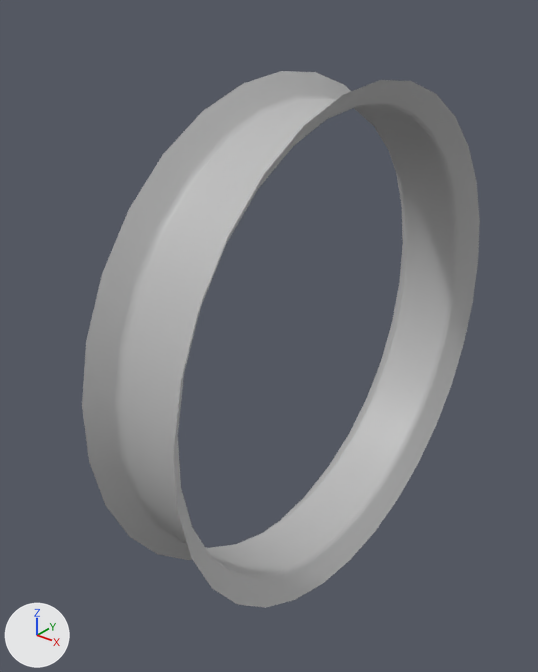
The FBX model Client/BiReJe JoCo/Assets/Art/Meshes/Wall_Round/Wall_Round_straight_midsection_01.fbx as it was, and as the next commit left it.
Both versions are drawn from a camera (50 mm lens) standing at (0.0383, -0.056, 0.0591) and looking at (-0.0041, -0.003, 0.0262). Every picture has the same lights, and +X, +Y and +Z are marked at lower left. Where no turn or scale is listed for an object, it has been applied to the vertices.

The first picture shows 'Wall_Round_straight_midsection_01'.
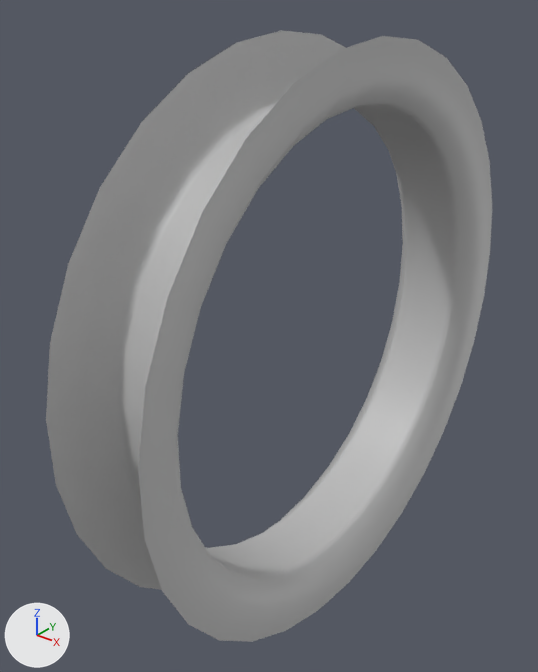
Commit message: [*] wall straight midsection fix

What differs and where, as boxes [x1, y1, x2, y2] in the pictures (538 x 672 px):
'Wall_Round_straight_midsection_01', reshaped (12% wider, 14% taller): before [82, 71, 480, 608]; after [46, 30, 492, 642]
part 1 of me_mesh, added: after [46, 30, 492, 642]

The change, as a list of edits to the scene's bpy script:
```text
Change me_mesh:
    used by ob_wall_round_straight_midsection_01; location = (0.0, 0.0, 0.0)
    remove me_mesh.from_pydata(...)  # 270 vertices, 240 faces; spans x -0.0051..0.0051, y -0.0255..0.0255, z 0.0..0.0512
    add me_mesh.from_pydata(...)  # 330 vertices, 300 faces; spans x -0.0051..0.0051, y -0.0288..0.0288, z -0.0034..0.0546
    me_mesh part 1
    60 vertices are added at x -0.0051..0.0051, y -0.0288..0.0288, z -0.0034..0.0546
    60 new faces join them
```
